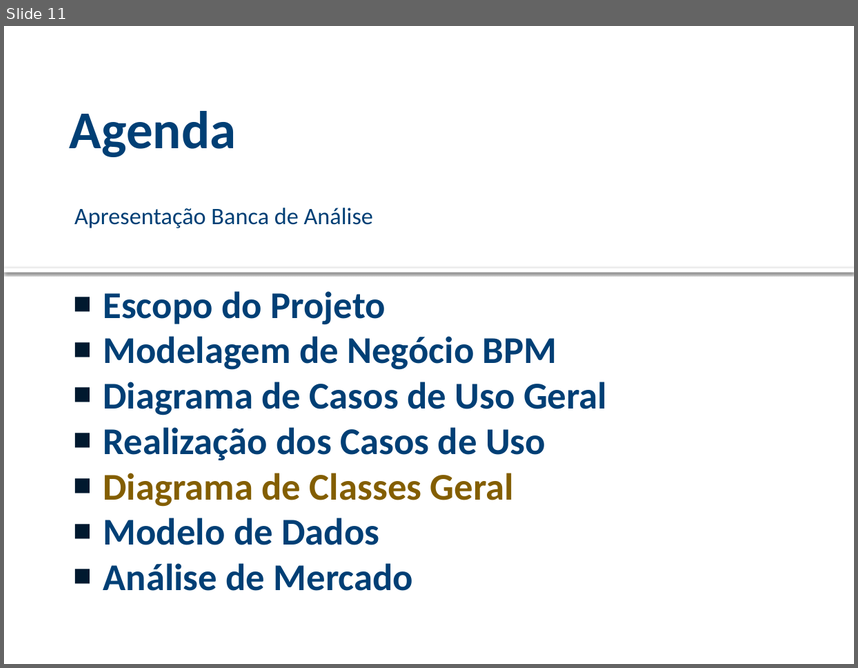
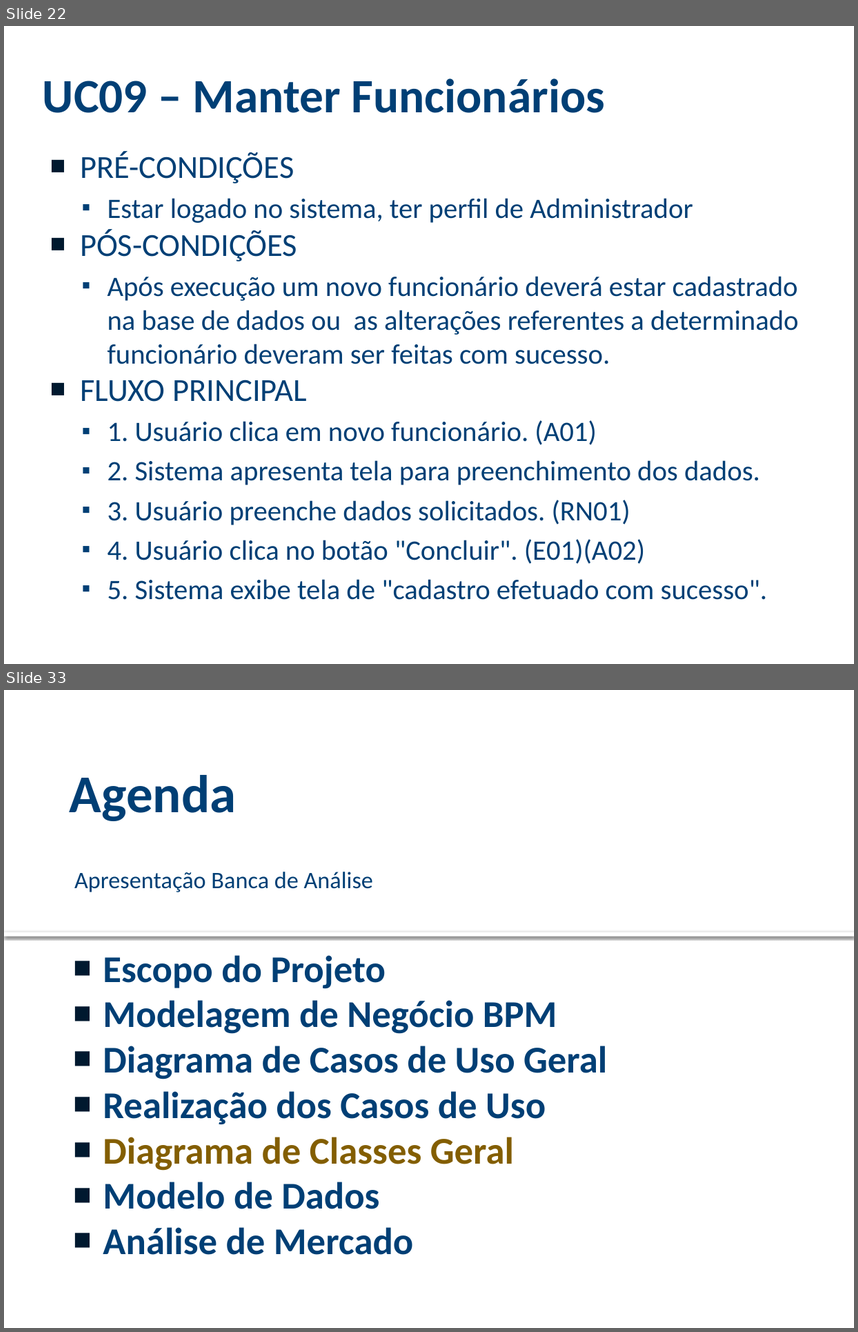
Before and after one commit to viniciussouza1210/ProjetoFinal, a slide deck: ANÁLISE/Modelo Apresentacao Analise (1).pptx. Shown one above the other, each under a label of ours: slide 11 before the commit, slides 22 and 33 after it; the slides between them are not shown. The pictures are 858x668 and 858x1332 pixels, drawn with LibreOffice and Linux fonts; fonts in the diff are those of the drawing; background and template pictures are left out. Boxes give left, top, right and bottom in pixels: in the first picture for what was removed or moved away, otherwise in the second. Text is boxed around its words. In the diff, an @@ line names an element or a change of style, - is before the commit and + after.

```diff
--- a/ANÁLISE/Modelo Apresentacao Analise (1).pptx
+++ b/ANÁLISE/Modelo Apresentacao Analise (1).pptx
@@ slide 22 added at (4, 26, 854, 664), background picture (left out) @@
@@ title added at (43, 78, 605, 113), 40.5 pt, text #003F75, bold @@
+UC09 – Manter Funcionários
@@ text added at (80, 151, 798, 599), 23.8 pt, text #003F75 @@
+■ PRÉ-CONDIÇÕES
+  ▪ Estar logado no sistema, ter perfil de Administrador
+■ PÓS-CONDIÇÕES
+  ▪ Após execução um novo funcionário deverá estar cadastrado na base de dados ou as alterações referentes a determinado funcionário deveram ser feitas com sucesso.
+■ FLUXO PRINCIPAL
+  ▪ 1. Usuário clica em novo funcionário. (A01)
+  ▪ 2. Sistema apresenta tela para preenchimento dos dados.
+  ▪ 3. Usuário preenche dados solicitados. (RN01)
+  ▪ 4. Usuário clica no botão "Concluir". (E01)(A02)
+  ▪ 5. Sistema exibe tela de "cadastro efetuado com sucesso".
@@ page number added at (764, 639, 838, 656), 12 pt, text #FFFFFF, bold @@
+22
@@ what was slide 11 is now slide 33 @@
```
Also in this commit, not shown: 7 slides changed, 25 other slides added, 1 slide removed, 8 other files.
